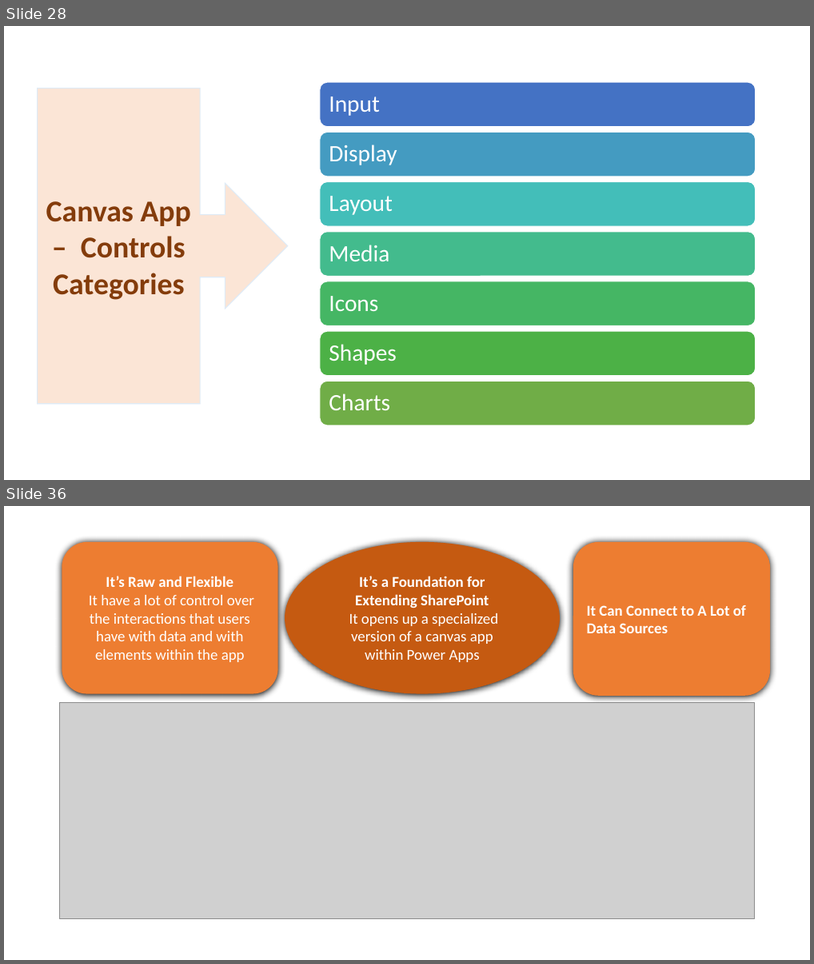
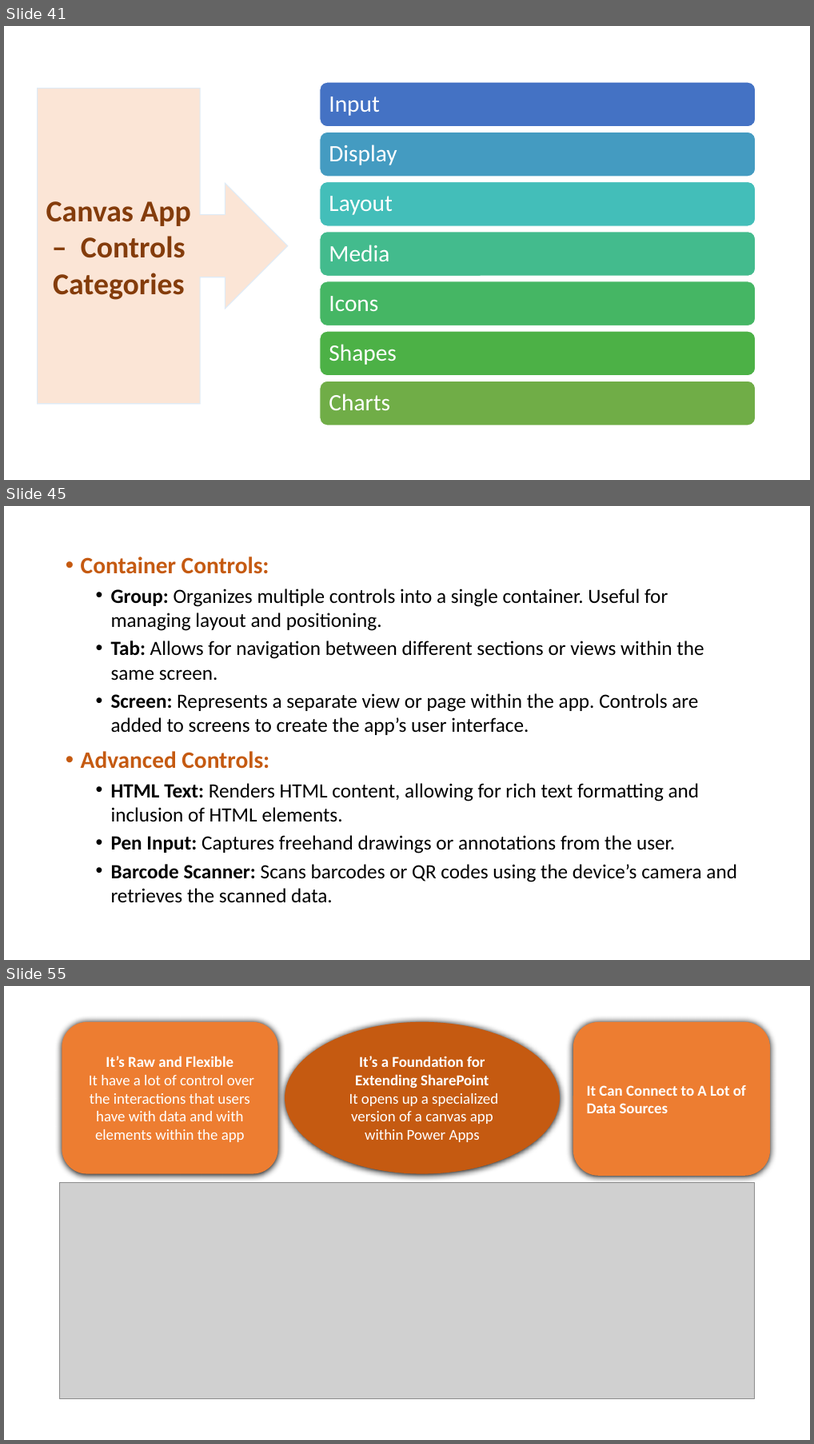
Before and after one commit to raagaraam/PowerApps, a slide deck: POWER APPS.pptx. Shown one above the other, each under a label of ours: slides 28 and 36 before the commit, slides 41, 45 and 55 after it; the slides between them are not shown. The pictures are 814x964 and 814x1444 pixels, drawn with LibreOffice and Linux fonts; fonts in the diff are those of the drawing; grey boxes stand for pictures. Boxes give left, top, right and bottom in pixels: in the first picture for what was removed or moved away, otherwise in the second. Text is boxed around its words. In the diff, an @@ line names an element or a change of style, - is before the commit and + after.

```diff
--- a/POWER APPS.pptx
+++ b/POWER APPS.pptx
@@ slide 45 added at <box>4,506,810,960</box>, background #FFFFFF @@
@@ text added at <box>81,556,738,903</box>, 24 pt, text #000000 @@
+• Container Controls:
+  • Group: Organizes multiple controls into a single container. Useful for managing layout and positioning.
+  • Tab: Allows for navigation between different sections or views within the same screen.
+  • Screen: Represents a separate view or page within the app. Controls are added to screens to create the app’s user interface.
+• Advanced Controls:
+  • HTML Text: Renders HTML content, allowing for rich text formatting and inclusion of HTML elements.
+  • Pen Input: Captures freehand drawings or annotations from the user.
+  • Barcode Scanner: Scans barcodes or QR codes using the device’s camera and retrieves the scanned data.
@@ what was slide 28 is now slide 41 @@
@@ what was slide 36 is now slide 55 @@
```
Also in this commit, not shown: 11 slides changed, 58 other slides added, 6 slides removed.
